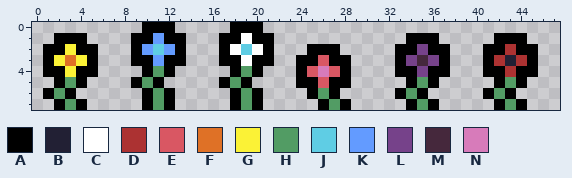
Pixel-art sprite, stored at sprites/Flowrs.png. The picture above is the old version.
The file is 48x8 pixels.
Palette (. is transparent): A #000000  B #222034  C #ffffff  D #ac3232  E #d95763  F #df7126  G #fbf236  H #529c64  J #5fcde4  K #639bff  L #76428a  M #45283c  N #d77bba
The same view after the edit:
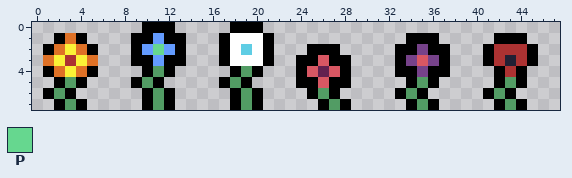
Colours new in this view: P #66d78f
Edits made:
colour N: #d77bba -> #64214f
Changed rows in their new state; - is a pixel that keeps its letter.
first column x 1:
1 --F--------------C-C-------------------------
2 -F-F------P------------------------------D-D-
3 F-D-F------------C-C--------------E----------
4 -F-F------------------------------------.---.
Boxes around the changes in both pictures, in picture pixels (x1, y1, x2, y2):
changed: (43, 33, 98, 77)
changed: (230, 33, 263, 66)
changed: (153, 44, 164, 55)
changed: (483, 44, 538, 77)
changed: (417, 55, 428, 66)
changed: (318, 66, 329, 77)
